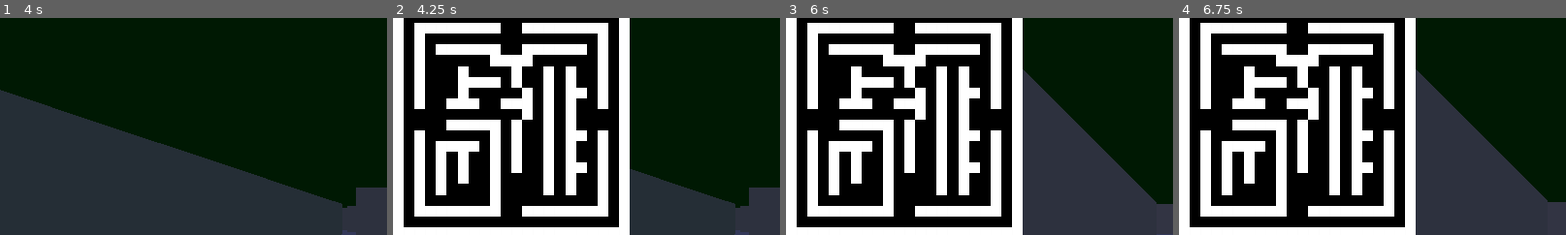
Above: before the commit, frames 1-4 (left to right).
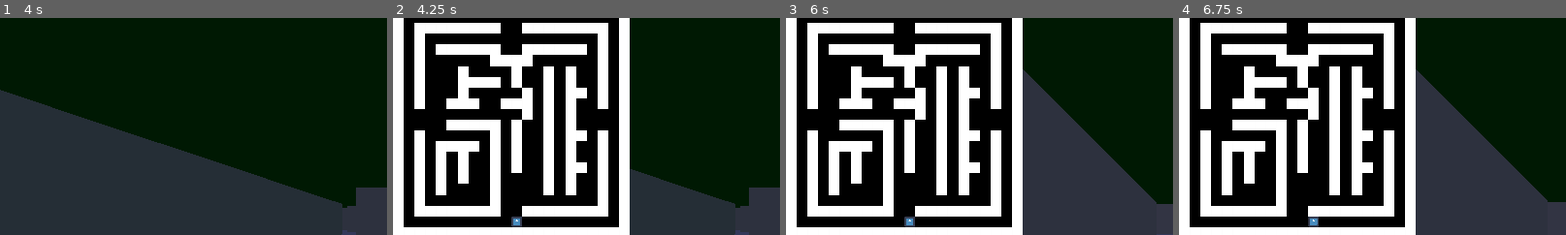
Above: after the commit, the same moments.

Repository: skarstensen/3D-Dungeon-Demo
Game: Godot game, scene res://scenes/World.tscn
Two runs of this game, one before a commit and one after it. Both use one fixed random seed, a clock stepped at 60 frames per second and the inputs below. The engine's default icon, where the game draws it, is replaced by a stand-in: a white triangle on a blue panel in a dark square.
Inputs:
- Up to frame 1 (4 s): tap Enter at 0.5, 2, 3.5 s; hold Right (ui_right) 0.53-1.28 s; tap Space at 1.25, 2.75 s; hold Left (ui_left) 1.28-2.03 s; hold Right (ui_right) 2.03-2.78 s; hold Up (ui_up) 2.78-3.53 s; hold Left (ui_left) from 3.53 s (still down)
- Up to frame 2 (4.25 s): keep holding Left (ui_left); tap M (map) at 4.15 s
- Up to frame 3 (6 s): tap Space at 5 s; release Left (ui_left) at 5.78 s; hold Right (ui_right) from 5.78 s (still down)
- Up to frame 4 (6.75 s): release Right (ui_right) at 6.53 s; hold Up (ui_up) from 6.53 s (still down)
The pictures show only the part of the screen within x 0-50%, y 4-54%; the shares and areas given below are measured in that part.

Frame 1 is identical in both runs. In frame 2, 0.1% of the frame differs, in the area x 30-34%, y 91-97%; in frame 3, 0.1%; in frame 4, 0.1%.

Commit message:
Added marker to map

Diff:
--- a/scenes/World.tscn
+++ b/scenes/World.tscn
@@ -1,10 +1,11 @@
-[gd_scene load_steps=9 format=3 uid="uid://ctxgndjiecwnm"]
+[gd_scene load_steps=10 format=3 uid="uid://ctxgndjiecwnm"]
 
 [ext_resource type="Script" path="res://scripts/World.gd" id="1_06nbx"]
 [ext_resource type="Script" path="res://scripts/Map.gd" id="2_kud2y"]
 [ext_resource type="PackedScene" uid="uid://dxs76p5c53o5g" path="res://scenes/Map Block.tscn" id="3_wt016"]
 [ext_resource type="Script" path="res://scripts/Player.gd" id="4_1j0l7"]
 [ext_resource type="PackedScene" uid="uid://bx7mvifi5nwrc" path="res://scenes/maps/map_1.tscn" id="4_ipncg"]
+[ext_resource type="Texture2D" uid="uid://4krwhdymvu4l" path="res://icon.svg" id="5_34n3w"]
 
 [sub_resource type="ProceduralSkyMaterial" id="ProceduralSkyMaterial_3an77"]
 sky_top_color = Color(0.384314, 0.427451, 0.67451, 1)
@@ -30,6 +31,7 @@
 script = ExtResource("2_kud2y")
 mapBlockPrefab = ExtResource("3_wt016")
 mapDataFile = ExtResource("4_ipncg")
+playerMarker = ExtResource("5_34n3w")
 mapDimensions = Vector2i(22, 22)
 
 [node name="Player" type="Node3D" parent="."]
--- a/scripts/Map.gd
+++ b/scripts/Map.gd
@@ -6,12 +6,20 @@
 
 @export var mapBlockPrefab:PackedScene
 @export var mapDataFile:PackedScene
+@export var playerMarker:Texture2D
 
 @export var mapDimensions:Vector2i
 
 var map:TileMap
+var marker:Sprite2D
 
 func _ready():
+	marker = Sprite2D.new()
+	marker.texture = playerMarker
+	marker.scale.x = 0.125
+	marker.scale.y = 0.125
+	marker.offset.x = 64
+	marker.offset.y = 64
 
 	map = mapDataFile.instantiate() as TileMap
 
@@ -20,6 +28,7 @@
 	MapBuilder3d.generate(map, self, mapBlockPrefab)
 
 	add_child(map)
+	map.add_child(marker)
 
 	map.hide()
 
@@ -32,3 +41,8 @@
 		return Tile.OUT_OF_BOUNDS
 
 	return map.get_cell_atlas_coords(0, Vector2i(col, row)).x
+
+
+func updateMarker(row:int, col:int):
+	marker.position.x = col * map.tile_set.tile_size.x
+	marker.position.y = row * map.tile_set.tile_size.y
--- a/scripts/World.gd
+++ b/scripts/World.gd
@@ -21,6 +21,7 @@
 		rotateCamera(-90)
 
 	if Input.is_action_just_pressed("map"):
+		map.updateMarker(player.transform.origin.z, player.transform.origin.x)
 		map.map.visible = !map.map.visible
 
 ################################################################################
@@ -33,10 +34,6 @@
 
 func getCameraPosition() -> Vector2:
 	return Vector2(player.transform.origin.x, player.transform.origin.z)
-
-
-func setCameraRotation(rotation):
-	player.rotation_degrees.y = rotation
 
 
 func rotateCamera(amount):
@@ -59,3 +56,4 @@
 
 	if (map.getTileData(destination.z, destination.x) == Map.Tile.EMPTY_TILE):
 		setPlayerPosition(destination.x, destination.z)
+		map.updateMarker(player.transform.origin.z, player.transform.origin.x)
